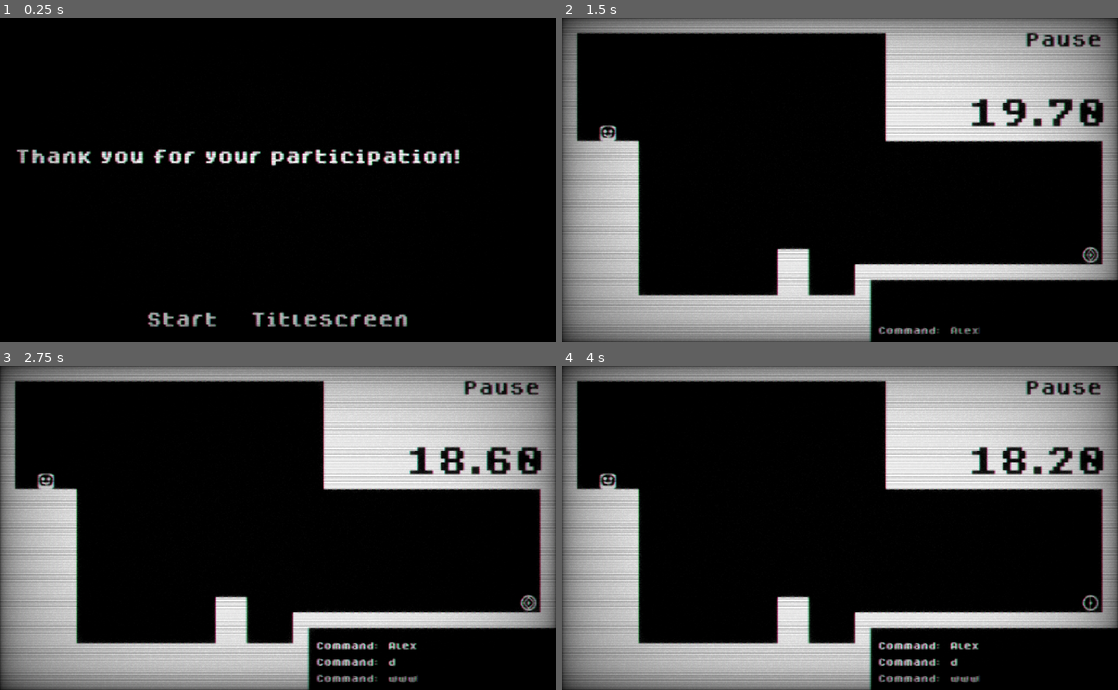
Above: before the commit, frames 1-4 (two rows, left to right).
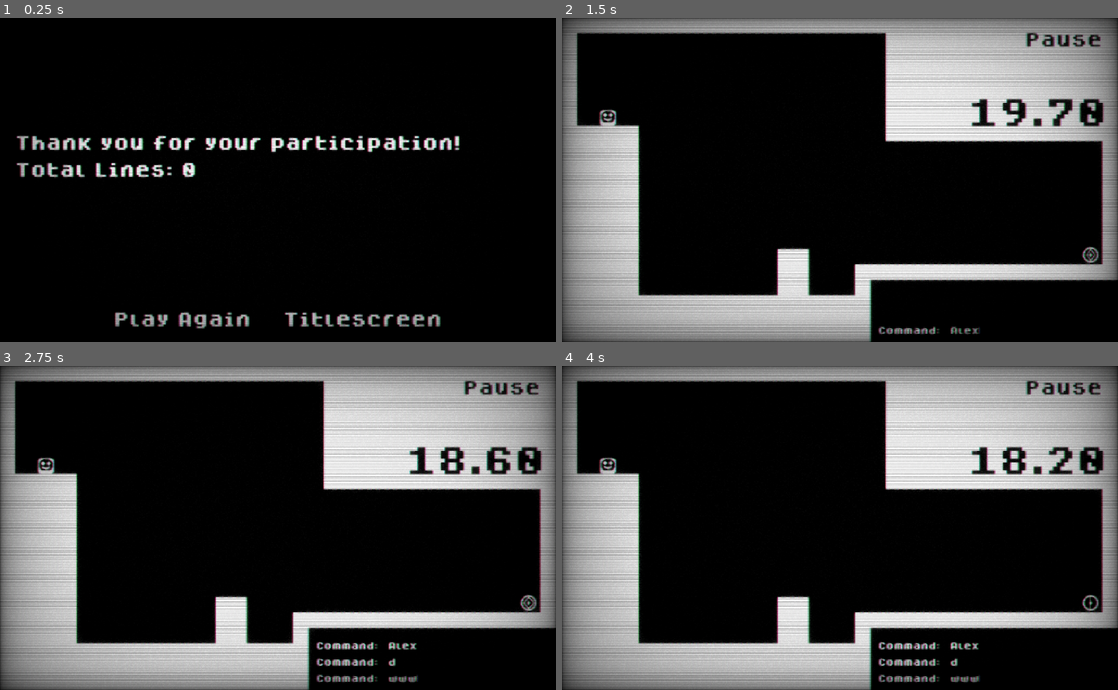
Above: after the commit, the same moments.

Repository: AlejandroCiuba/20s-Game-Jam-2025
Game: Godot game, scene res://scenes/screens/victory.tscn
Two runs of this game, one before a commit and one after it. Both use one fixed random seed, a clock stepped at 60 frames per second and the inputs below. This scene is started directly instead of the project's main scene. Sound files missing from this copy of the repository are replaced by a short silence.
Inputs (mouse positions are in pixels of both pictures, inside the frame that each line leads up to):
- Up to frame 1 (0.25 s): no input
- Up to frame 2 (1.5 s): click "Start" (after the commit: "Play Again") at 0.5 s; click (995, 332) at 1.27 s; type "Alex" at 1.35 s
- Up to frame 3 (2.75 s): tap Enter (command) at 2, 2.1 s; hold D (right) from 2.03 s (still down); tap W (jump) at 2.27, 2.3, 2.57 s
- Up to frame 4 (4 s): release D (right) at 2.75 s; click "Pause" at 2.75 s; click "Resume" at 3.5 s

The runs differ from the first frame. In frame 1, 6.5% of the frame differs, in the area x 2-83%, y 36-96%; in frame 2, 0.7%; in frame 3, 0.7%; in frame 4, 0.7%.

Commit message:
Updated fail state and updated command processing

Diff:
--- a/scenes/ents/player.tscn
+++ b/scenes/ents/player.tscn
@@ -1,7 +1,7 @@
-[gd_scene load_steps=12 format=3 uid="uid://dx4hrv5p7ak0j"]
+[gd_scene load_steps=13 format=3 uid="uid://dx4hrv5p7ak0j"]
 
 [ext_resource type="Script" uid="uid://c3u0gf44870nj" path="res://scripts/player.gd" id="1_4flbx"]
-[ext_resource type="Texture2D" uid="uid://m16xjqh6m2vr" path="res://textures/little-guy.png" id="2_g2els"]
+[ext_resource type="Texture2D" uid="uid://8madjy5a7hho" path="res://textures/little-guy-updated.png" id="2_a5w8i"]
 
 [sub_resource type="Animation" id="Animation_dqkch"]
 length = 0.001
@@ -68,7 +68,7 @@
 
 [sub_resource type="Animation" id="Animation_fjrip"]
 resource_name = "land"
-length = 0.4
+length = 0.1
 tracks/0/type = "value"
 tracks/0/imported = false
 tracks/0/enabled = true
@@ -98,18 +98,48 @@
 "values": [Vector2i(0, 2), Vector2i(1, 2), Vector2i(2, 2)]
 }
 
-[sub_resource type="Animation" id="Animation_g2els"]
-resource_name = "player_anims"
+[sub_resource type="Animation" id="Animation_a5w8i"]
+resource_name = "fail"
+tracks/0/type = "value"
+tracks/0/imported = false
+tracks/0/enabled = true
+tracks/0/path = NodePath(".:frame_coords")
+tracks/0/interp = 1
+tracks/0/loop_wrap = true
+tracks/0/keys = {
+"times": PackedFloat32Array(0, 0.2),
+"transitions": PackedFloat32Array(1, 1),
+"update": 1,
+"values": [Vector2i(0, 5), Vector2i(1, 5)]
+}
+
+[sub_resource type="Animation" id="Animation_3mlo1"]
+resource_name = "fail_end"
+length = 0.1
+loop_mode = 1
+tracks/0/type = "value"
+tracks/0/imported = false
+tracks/0/enabled = true
+tracks/0/path = NodePath(".:frame_coords")
+tracks/0/interp = 1
+tracks/0/loop_wrap = true
+tracks/0/keys = {
+"times": PackedFloat32Array(0),
+"transitions": PackedFloat32Array(1),
+"update": 1,
+"values": [Vector2i(2, 5)]
+}
 
 [sub_resource type="AnimationLibrary" id="AnimationLibrary_dqkch"]
 _data = {
 &"RESET": SubResource("Animation_dqkch"),
 &"blink": SubResource("Animation_smehm"),
+&"fail": SubResource("Animation_a5w8i"),
+&"fail_end": SubResource("Animation_3mlo1"),
 &"idle": SubResource("Animation_tuyoq"),
 &"jump": SubResource("Animation_qlg0r"),
 &"land": SubResource("Animation_fjrip"),
-&"move": SubResource("Animation_qhqgy"),
-&"player_anims": SubResource("Animation_g2els")
+&"move": SubResource("Animation_qhqgy")
 }
 
 [sub_resource type="RectangleShape2D" id="RectangleShape2D_onrkg"]
@@ -126,9 +156,9 @@
 [node name="Sprite2D" type="Sprite2D" parent="CharacterBody2D"]
 texture_filter = 1
 position = Vector2(3.57628e-07, 2.44379e-06)
-texture = ExtResource("2_g2els")
+texture = ExtResource("2_a5w8i")
 hframes = 4
-vframes = 5
+vframes = 6
 frame = 8
 
 [node name="PlayerAnim" type="AnimationPlayer" parent="CharacterBody2D/Sprite2D"]
--- a/scenes/screens/level.gd
+++ b/scenes/screens/level.gd
@@ -1 +1,11 @@
 extends Node2D
+
+signal loss
+
+
+func _on_gate_player_entered() -> void:
+	Manager.victory()
+
+
+func _on_ui_timeout() -> void:
+	loss.emit()
--- a/scenes/screens/level.tscn
+++ b/scenes/screens/level.tscn
@@ -19,7 +19,7 @@
 [node name="Tiles" type="Node2D" parent="."]
 
 [node name="Platforms" type="TileMapLayer" parent="Tiles"]
-tile_map_data = PackedByteArray("AAAVABMAAgAAAAAAAAAWABMAAgA …(5600 unchanged characters)… AAAAAAAAhABIAAgAAAAAAAAAiABIAAgAAAAAAAAA=")
+tile_map_data = PackedByteArray("AAAVABMAAgAAAAAAAAAWABMAAgA …(5600 unchanged characters)… AAAAAAAAhABIAAgAAAAAAAAAiABIAAgAAAAAAAAAEAAcAAgAAAAAAAAADAAcAAgAAAAAAAAACAAcAAgAAAAAAAAABAAcAAgAAAAAAAAA=")
 tile_set = ExtResource("2_qd03e")
 
 [node name="Player" parent="." instance=ExtResource("3_gthyw")]
@@ -77,6 +77,8 @@
 [node name="WorldEnvironment" type="WorldEnvironment" parent="Canvases"]
 environment = ExtResource("7_pa36w")
 
-[connection signal="player_entered" from="Gate" to="Player" method="_on_gate_player_entered"]
+[connection signal="loss" from="." to="Player" method="_on_loss"]
+[connection signal="player_entered" from="Gate" to="." method="_on_gate_player_entered"]
 [connection signal="unpaused" from="Canvases/UILayer/Pause" to="Canvases/UILayer/Terminal" method="_on_unpaused"]
-[connection signal="command" from="Canvases/UILayer/Terminal" to="Player" method="_on_command"]
+[connection signal="timeout" from="Canvases/UILayer/UI" to="." method="_on_ui_timeout"]
+[connection signal="command_queue" from="Canvases/UILayer/Terminal" to="Player" method="_on_command"]
--- a/scenes/screens/victory.tscn
+++ b/scenes/screens/victory.tscn
@@ -9,7 +9,6 @@
 script = ExtResource("1_m2tkd")
 
 [node name="CRT" parent="." instance=ExtResource("2_48wmm")]
-layer = 2
 
 [node name="Menu" type="Control" parent="."]
 layout_mode = 3
@@ -44,7 +43,8 @@
 theme_override_constants/margin_right = 32
 theme_override_constants/margin_bottom = 32
 
-[node name="Manual" type="RichTextLabel" parent="Menu/VBoxContainer/MarginContainer"]
+[node name="ThankYou" type="RichTextLabel" parent="Menu/VBoxContainer/MarginContainer"]
+unique_name_in_owner = true
 layout_mode = 2
 theme = ExtResource("3_eqqsn")
 theme_override_colors/default_color = Color(1, 1, 1, 1)
@@ -63,7 +63,7 @@
 [node name="Play Again" type="Button" parent="Menu/VBoxContainer/CenterContainer/HBoxContainer"]
 layout_mode = 2
 theme = ExtResource("3_eqqsn")
-text = "Start"
+text = "Play Again"
 
 [node name="TitleScreen" type="Button" parent="Menu/VBoxContainer/CenterContainer/HBoxContainer"]
 layout_mode = 2
--- a/scenes/ui/pause.tscn
+++ b/scenes/ui/pause.tscn
@@ -57,7 +57,6 @@
 
 [node name="Resume" type="Control" parent="."]
 process_mode = 2
-visible = false
 layout_mode = 1
 anchors_preset = 8
 anchor_left = 0.5
@@ -84,15 +83,24 @@
 theme = ExtResource("1_xld5c")
 theme_override_styles/panel = SubResource("StyleBoxFlat_xld5c")
 
-[node name="Resume Button" type="Button" parent="Resume/PanelContainer"]
+[node name="VBoxContainer" type="VBoxContainer" parent="Resume/PanelContainer"]
+layout_mode = 2
+
+[node name="Resume Button" type="Button" parent="Resume/PanelContainer/VBoxContainer"]
 layout_mode = 2
 theme = ExtResource("1_xld5c")
 text = "Resume"
 
+[node name="Restart Button" type="Button" parent="Resume/PanelContainer/VBoxContainer"]
+layout_mode = 2
+theme = ExtResource("1_xld5c")
+text = "Restart"
+
 [node name="AudioStreamPlayer" type="AudioStreamPlayer" parent="."]
 stream = ExtResource("3_qgos8")
 
+[connection signal="pressed" from="Pause/Pause Button" to="." method="_on_pressed"]
 [connection signal="pressed" from="Pause/Pause Button" to="." method="_on_pause_button_pressed"]
-[connection signal="pressed" from="Pause/Pause Button" to="." method="_on_pressed"]
-[connection signal="pressed" from="Resume/PanelContainer/Resume Button" to="." method="_on_resume_button_pressed"]
-[connection signal="pressed" from="Resume/PanelContainer/Resume Button" to="." method="_on_pressed"]
+[connection signal="pressed" from="Resume/PanelContainer/VBoxContainer/Resume Button" to="." method="_on_pressed"]
+[connection signal="pressed" from="Resume/PanelContainer/VBoxContainer/Resume Button" to="." method="_on_resume_button_pressed"]
+[connection signal="pressed" from="Resume/PanelContainer/VBoxContainer/Restart Button" to="." method="_on_restart_button_pressed"]
--- a/scripts/gate.gd
+++ b/scripts/gate.gd
@@ -8,5 +8,4 @@
 
 
 func _on_area_2d_body_entered(_body: Node2D) -> void:
-	print_debug("EMIT")
 	(func(): player_entered.emit()).call_deferred()
--- a/scripts/manager.gd
+++ b/scripts/manager.gd
@@ -1,4 +1,6 @@
 extends Node
+
+var total_lines: int = 0
 
 func change_scene(scene: String):
 	(func (): get_tree().change_scene_to_file(scene)).call_deferred()
--- a/scripts/pause.gd
+++ b/scripts/pause.gd
@@ -25,3 +25,9 @@
 func _ready() -> void:
 	$Pause.visible = true
 	$Resume.visible = false
+
+
+func _on_restart_button_pressed() -> void:
+	get_tree().paused = false
+	Manager.change_scene("res://scenes/screens/level.tscn")
+	unpaused.emit()
--- a/scripts/player.gd
+++ b/scripts/player.gd
@@ -5,82 +5,117 @@
 @export var gravity: float = 7000
 @export var charbod: CharacterBody2D
 
-var idle: bool = true
+var failed: bool = false
+var cmd_queue: Array = []
+
+var idle: bool = true  # Just for the idle animation
+var falling: bool = false  # Just for the falling animation
+var prev_anim: String = "wait"
 
 @onready var dir: Vector2 = Vector2.ZERO
 
+func move(direction: Vector2, time: float = 0.0):
+	if direction != Vector2.UP:
+		dir = direction
+	if not is_equal_approx(time, 0.0):
+		await get_tree().create_timer(time).timeout
+		if direction != Vector2.UP:  # Jump will continue unless it waits
+			dir = Vector2.ZERO
+	if direction == Vector2.UP:
+		charbod.velocity.y = -jump
 
-func _on_command(cmd: String, args: PackedStringArray):
+
+func process_command(cmd: String, args: PackedStringArray):
 	match cmd:
 		"left", "l":
-			dir = Vector2.LEFT
+			anim_handler("left")
+			await move(Vector2.LEFT, 0.0 if args.is_empty() else (args[0] as float))
+			if not args.is_empty():  # Wait if there was a time limit to the movement
+				anim_handler("wait")
+			prev_anim = %PlayerAnim.current_animation
+		"right", "r":
+			anim_handler("right")
+			await move(Vector2.RIGHT, 0.0 if args.is_empty() else (args[0] as float))
 			if not args.is_empty():
-				await get_tree().create_timer(args[0] as float).timeout
-				dir = Vector2.ZERO
-		"right", "r":
-			dir = Vector2.RIGHT
-			if not args.is_empty():
-				await get_tree().create_timer(args[0] as float).timeout
-				dir = Vector2.ZERO
+				anim_handler("wait")
+			prev_anim = %PlayerAnim.current_animation
 		"jump", "up", "j", "u":
-			if not args.is_empty():
-				await get_tree().create_timer(args[0] as float).timeout
-			if charbod.is_on_floor():
-				charbod.velocity.y = -jump
+			await move(Vector2.UP, 0.0 if args.is_empty() else (args[0] as float))
+			anim_handler("jump")
 		"stop", "wait", "s", "w":
-			dir = Vector2.ZERO
-	anim_handler()
+			anim_handler("wait")
+			await move(Vector2.ZERO, 0.0 if args.is_empty() else (args[0] as float))
+			prev_anim = %PlayerAnim.current_animation
 
 
-func _on_gate_player_entered() -> void:
-	Manager.victory()
+func _on_command(cmds: Array):
+	cmd_queue = cmds  # New commands overwrite previous ones
+	print_debug("COMMAND QUEUE:", cmd_queue)
+	while not cmd_queue.is_empty():
+		var next = cmd_queue.pop_front()
+		print_debug("Next:", next)
+		await process_command(next[0], next[1])
 
 
-# TODO: Add a fail state
-func _on_timeout():
-	pass
+func _on_loss():
+	failed = true
+	set_physics_process(false)
+	anim_handler("loss")
 
 
 func _on_player_anim_timer_timeout() -> void:
-	if idle:
-		if randf() > 0.5:
-			%PlayerAnim.play("idle")
-		else:
-			%PlayerAnim.play("blink")
+	if idle and not failed:
+		anim_handler("wait")
+
+
+func anim_handler(animation: String) -> void:
+
+	# Checks for idling since we are randomly looping through idle animations
+	if animation not in ["wait", "idle", "blink"]:
+		idle = false
+	else:
+		idle = true
+
+	match animation:
+		"left":
+			$CharacterBody2D/Sprite2D.flip_h = true
+			%PlayerAnim.play("move")
+		"right":
+			$CharacterBody2D/Sprite2D.flip_h = false
+			%PlayerAnim.play("move")
+		"jump":
+			%PlayerAnim.play("jump")
+		"wait":
+			if randf() > 0.5:
+				%PlayerAnim.play("idle")
+			else:
+				%PlayerAnim.play("blink")
+		"land":
+			%PlayerAnim.play("land")
+		"loss":
+			%PlayerAnim.play("fail")
+			await %PlayerAnim.animation_finished
+			%PlayerAnim.play("fail_end")
+		var true_name:
+			%PlayerAnim.play(true_name)
+
+	#print_debug("Current Animation: ", %PlayerAnim.current_animation)
 
 
 func _ready() -> void:
 	%PlayerAnimTimer.start(randf() + 0.5)
 
 
-func anim_handler() -> void:
-
-	if is_zero_approx(dir.x) and charbod.is_on_floor():
-		idle = true
-	elif not is_zero_approx(dir.x) and charbod.is_on_floor():
-		idle = false
-		if dir.x > 0:
-			$CharacterBody2D/Sprite2D.flip_h = false
-			%PlayerAnim.play("move")
-		else:
-			$CharacterBody2D/Sprite2D.flip_h = true
-			%PlayerAnim.play("move")
-
-	if charbod.velocity.y < 0 and not is_zero_approx(charbod.velocity.y):
-		%PlayerAnim.play("jump")
-
-	print_debug("Current Animation: ", %PlayerAnim.current_animation)
-
+# Handles the player falling and then resuming the previous animation after the fall
+func _process(_delta: float) -> void:
+	if not charbod.is_on_floor() and charbod.velocity.y > 0 and not falling:
+		falling = true
+		anim_handler("land")
+	elif charbod.is_on_floor() and falling:
+		falling = false
+		anim_handler(prev_anim)
 
 func _physics_process(delta: float) -> void:
-
 	charbod.velocity.x = speed * dir.x * delta
 	charbod.velocity.y += gravity * delta
 	charbod.move_and_slide()
-
-	if charbod.velocity.y > 0 and not is_zero_approx(charbod.velocity.y):
-		idle = false
-		%PlayerAnim.play("land")
-
-	if %PlayerAnim.current_animation == "land":
-		anim_handler()
--- a/scripts/terminal.gd
+++ b/scripts/terminal.gd
@@ -1,6 +1,6 @@
 extends Control
 
-signal command(cmd: String, args: PackedStringArray)
+signal command_queue(cmds: Array)
 @onready var curr_view: HBoxContainer = %Lines.get_child(0)
 
 
@@ -35,6 +35,9 @@
 
 	if Input.is_action_just_pressed("command"):
 
+		Manager.total_lines += 1
+
+		var cmd_queue: Array = []
 		var cmd: String = curr_view.get_child(1).get_child(0).text.strip_escapes().strip_edges().to_lower()
 		print_debug(cmd)
 
@@ -44,8 +47,9 @@
 					var parse: PackedStringArray = subcmd.strip_edges().split(" ")
 					print_debug(parse)
 					if len(parse) > 1:
-						command.emit(parse[0], parse.slice(1))
+						cmd_queue.append([parse[0], parse.slice(1)])
 					else:
-						command.emit(parse[0], PackedStringArray())
+						cmd_queue.append([parse[0], PackedStringArray()])
+			command_queue.emit(cmd_queue)
 
 			update()
--- a/scripts/victory.gd
+++ b/scripts/victory.gd
@@ -13,3 +13,7 @@
 func _on_title_screen_pressed() -> void:
 	await $AudioStreamPlayer.finished
 	Manager.change_scene("res://scenes/screens/start.tscn") # Replace with function body.
+
+
+func _ready():
+	%ThankYou.text += "\n\nTotal Lines: %d" % (Manager.total_lines)
Not shown: 1 places in scenes/screens/victory.tscn that only renumber resources
Binary file added: textures/little-guy-updated.png
Not shown, added: textures/little-guy-updated.png.import
